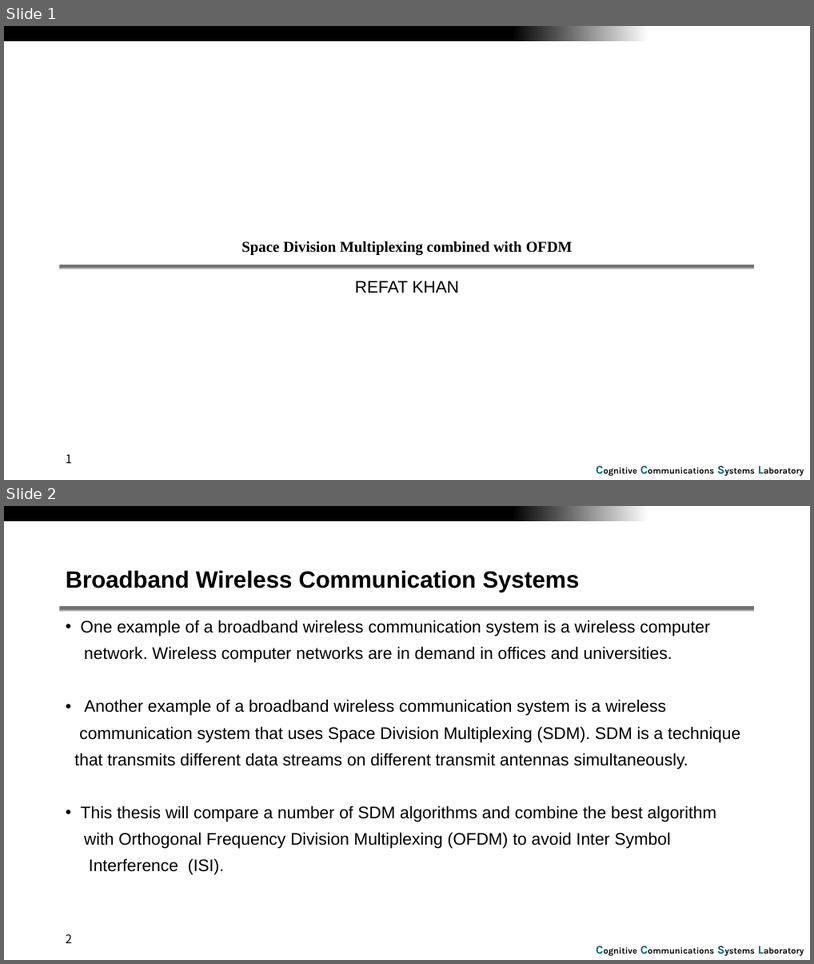
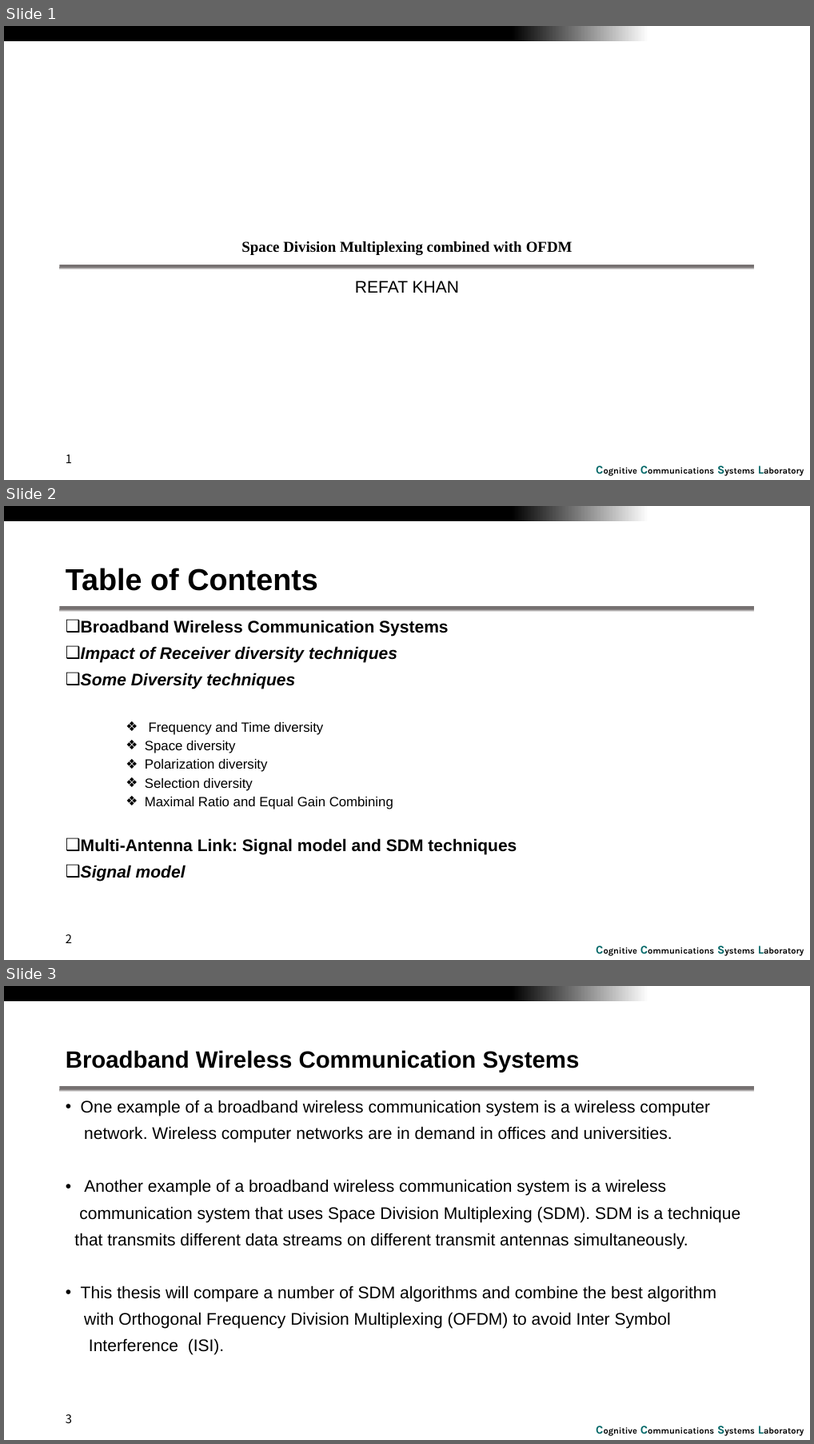
Before and after one commit to RefatHanbat/Presentation-of-SDM, a slide deck: SDM.pptx. Shown one above the other, each under a label of ours: slides 1 and 2 before the commit, slides 1, 2 and 3 after it. The pictures are 814x964 and 814x1444 pixels, drawn with LibreOffice and Linux fonts; fonts in the diff are those of the drawing; background and template pictures are left out. Boxes give left, top, right and bottom in pixels: in the first picture for what was removed or moved away, otherwise in the second. Text is boxed around its words. In the diff, an @@ line names an element or a change of style, - is before the commit and + after.

```diff
--- a/SDM.pptx
+++ b/SDM.pptx
@@ slide 2 added at [4,506,810,960], background #FFFFFF; not listed: 3 template elements that a slide beside it also shows @@
@@ title added at [66,568,318,591], 36 pt, text #000000, bold @@
+Table of Contents
@@ text added at [81,620,517,880], 20 pt, text #000000, bold @@
+❑ Broadband Wireless Communication Systems
+❑ Impact of Receiver diversity techniques
+❑ Some Diversity techniques
+    ❖ Frequency and Time diversity
+    ❖ Space diversity
+    ❖ Polarization diversity
+    ❖ Selection diversity
+    ❖ Maximal Ratio and Equal Gain Combining
+❑ Multi-Antenna Link: Signal model and SDM techniques
+❑ Signal model
@@ page number added at [66,934,72,943], 14 pt, text #000000 @@
+2
@@ what was slide 2 is now slide 3 @@
@@ page number at [66,1414,72,1423]: text changed @@
-2
+3
```
Also in this commit, not shown: 1 slide changed.
